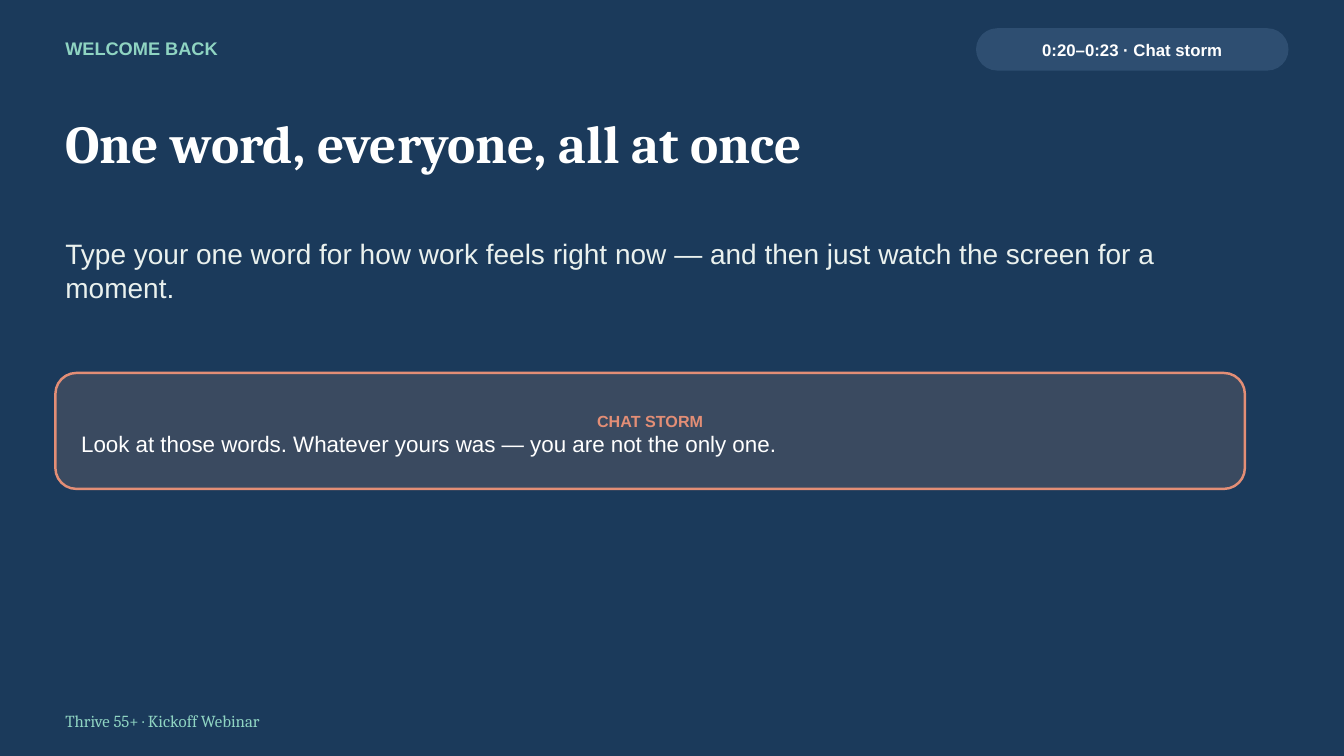
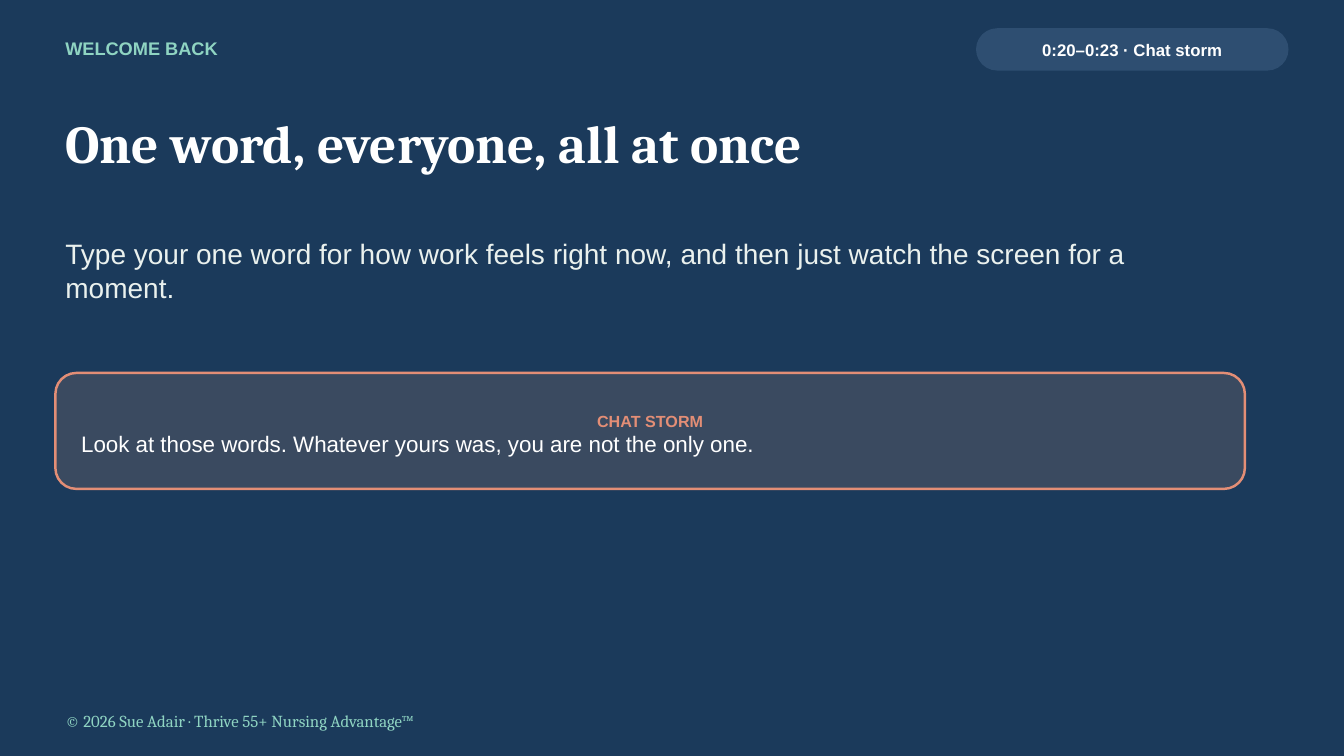
Before and after one commit to MissTully/Thrive-55, a slide deck: slide 7 of webinars/Thrive55_Week0_Kickoff_Zoom.pptx. Drawn at 1344x756 pixels with LibreOffice and Linux fonts; fonts in the diff are those of the drawing. Boxes give left, top, right and bottom in pixels: in the first picture for what was removed or moved away, otherwise in the second. Text is boxed around its words. In the diff, an @@ line names an element or a change of style, - is before the commit and + after.

```diff
--- a/webinars/Thrive55_Week0_Kickoff_Zoom.pptx
+++ b/webinars/Thrive55_Week0_Kickoff_Zoom.pptx
@@ text at (65,243,1125,299): text changed @@
-Type your one word for how work feels right now — and then just watch the screen for a moment.
+Type your one word for how work feels right now, and then just watch the screen for a moment.
@@ text in rounded rectangle at (81,435,753,457): text changed @@
-Look at those words. Whatever yours was — you are not the only one.
+Look at those words. Whatever yours was, you are not the only one.
@@ text at (83,715,414,731): text changed @@
-Thrive 55+ · Kickoff Webinar
+© 2026 Sue Adair · Thrive 55+ Nursing Advantage™
```
Also in this commit, not shown: 16 other slides changed.
